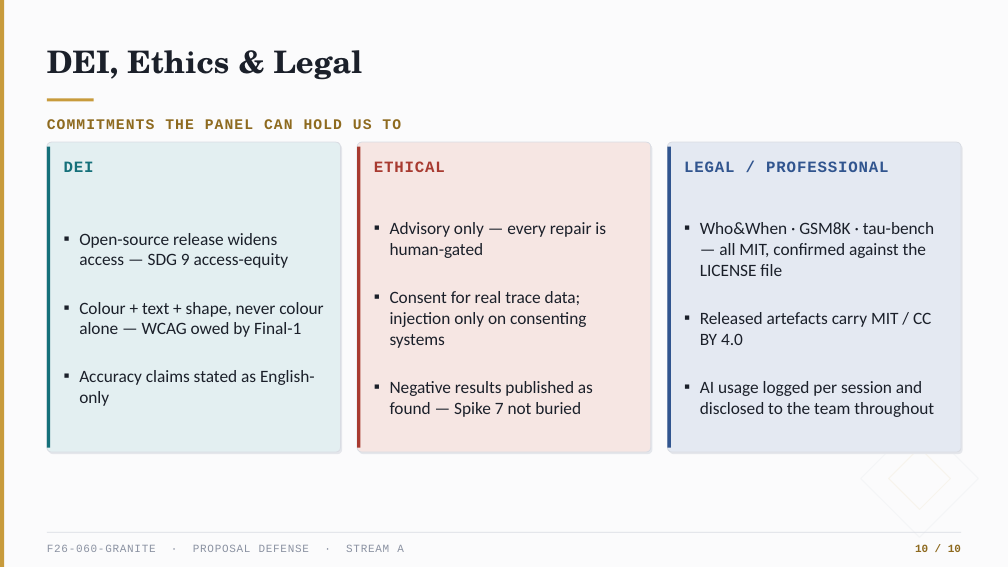
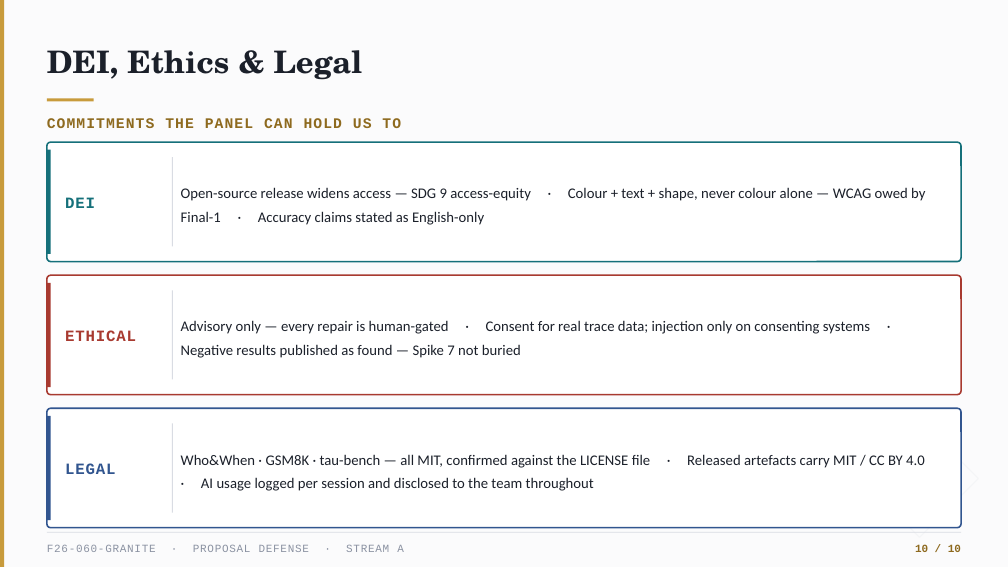
Before and after one commit to Shahoud867/Final-Year-Project, a slide deck: slide 10 of markdowns/05-deliverables/proposal-deck/Granite_Proposal_Defense_v2.pptx. Drawn at 1008x567 pixels with LibreOffice and Linux fonts; fonts in the diff are those of the drawing. Boxes give left, top, right and bottom in pixels: in the first picture for what was removed or moved away, otherwise in the second. Text is boxed around its words. In the diff, an @@ line names an element or a change of style, - is before the commit and + after.

Commit message:
feat: v2 deck slide 10 — DEI/Ethics/Legal rows, colored borders, elegant not heavy
Replaced the 3 tall, boldly color-filled vertical-bullet columns with 3
horizontal rows: plain white background, points running as one flowing
line separated by middle-dots instead of a stacked bullet list. Each
row's outer border is colored to match its theme (teal/red/indigo)
instead of neutral gray, so the slide still reads as part of the deck's
palette without the heavy filled-box look.

```diff
--- a/markdowns/05-deliverables/proposal-deck/Granite_Proposal_Defense_v2.pptx
+++ b/markdowns/05-deliverables/proposal-deck/Granite_Proposal_Defense_v2.pptx
@@ rounded rectangle: place and size @@
-rounded rectangle at <box>48,144,342,454</box>
+rounded rectangle at <box>47,142,961,262</box>
@@ rounded rectangle at <box>47,142,961,262</box>: fill #E4E6EB to #FFFFFF; outline none to #15707A 1.5 pt; proportions changed @@
@@ rounded rectangle removed at <box>47,142,340,452</box> @@
@@ rectangle removed at <box>47,147,50,448</box> @@
@@ text "DEI": place and size @@
-text "DEI" at <box>64,161,94,172</box>
+text "DEI" at <box>65,197,95,208</box>
@@ rounded rectangle removed at <box>357,142,650,452</box> @@
@@ rectangle removed at <box>357,147,360,448</box> @@
@@ rounded rectangle removed at <box>668,142,961,452</box> @@
@@ rectangle removed at <box>668,147,671,448</box> @@
@@ rectangle added at <box>47,150,51,254</box>, fill #15707A @@
@@ line added from (172, 157) to (172, 247), #D9DCE3 1 pt @@
@@ text at <box>181,187,925,225</box>: text changed; size 16.5 to 14 pt @@
-▪ Open-source release widens access — SDG 9 access-equity
-▪ Colour + text + shape, never colour alone — WCAG owed by Final-1
-▪ Accuracy claims stated as English-only
+Open-source release widens access — SDG 9 access-equity · Colour + text + shape, never colour alone — WCAG owed by Final-1 · Accuracy claims stated as English-only
@@ rounded rectangle: place and size @@
-rounded rectangle at <box>359,144,653,454</box>
+rounded rectangle at <box>47,275,961,395</box>
@@ rounded rectangle at <box>47,275,961,395</box>: fill #E4E6EB to #FFFFFF; outline none to #A83A30 1.5 pt; proportions changed @@
@@ rectangle added at <box>47,283,51,387</box>, fill #A83A30 @@
@@ text "ETHICAL": place and size @@
-text "ETHICAL" at <box>374,161,445,172</box>
+text "ETHICAL" at <box>65,330,136,341</box>
@@ line added from (172, 290) to (172, 380), #D9DCE3 1 pt @@
@@ text at <box>181,320,870,358</box>: text changed; size 16.5 to 14 pt @@
-▪ Advisory only — every repair is human-gated
-▪ Consent for real trace data; injection only on consenting systems
-▪ Negative results published as found — Spike 7 not buried
+Advisory only — every repair is human-gated · Consent for real trace data; injection only on consenting systems · Negative results published as found — Spike 7 not buried
@@ rounded rectangle: place and size @@
-rounded rectangle at <box>669,144,963,454</box>
+rounded rectangle at <box>47,408,961,528</box>
@@ rounded rectangle at <box>47,408,961,528</box>: fill #E4E6EB to #FFFFFF; outline none to #31558F 1.5 pt; proportions changed @@
@@ rectangle added at <box>47,416,51,520</box>, fill #31558F @@
@@ line added from (172, 423) to (172, 513), #D9DCE3 1 pt @@
@@ rectangle removed at <box>889,448,951,510</box> @@
@@ text at <box>65,463,116,474</box>: text changed @@
-LEGAL / PROFESSIONAL
+LEGAL
@@ text at <box>181,454,925,491</box>: text changed; size 16.5 to 14 pt @@
-▪ Who&When · GSM8K · tau-bench — all MIT, confirmed against the LICENSE file
-▪ Released artefacts carry MIT / CC BY 4.0
-▪ AI usage logged per session and disclosed to the team throughout
+Who&When · GSM8K · tau-bench — all MIT, confirmed against the LICENSE file · Released artefacts carry MIT / CC BY 4.0 · AI usage logged per session and disclosed to the team throughout
```
Also in this commit, not shown: 1 other file.
